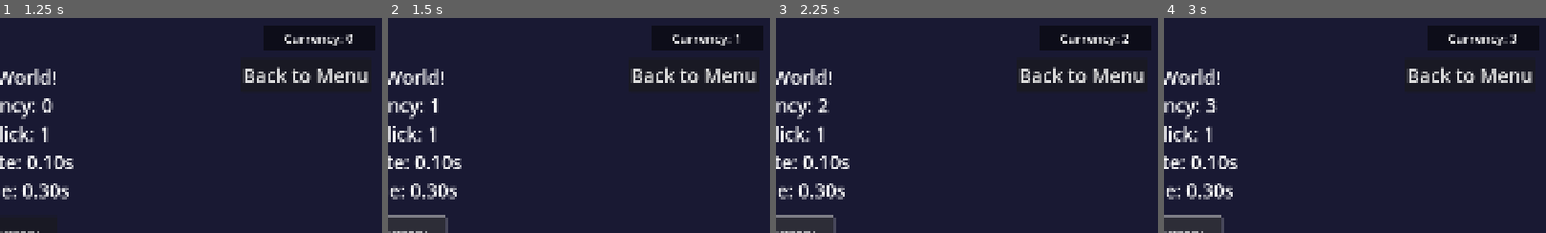
Above: before the commit, frames 1-4 (left to right).
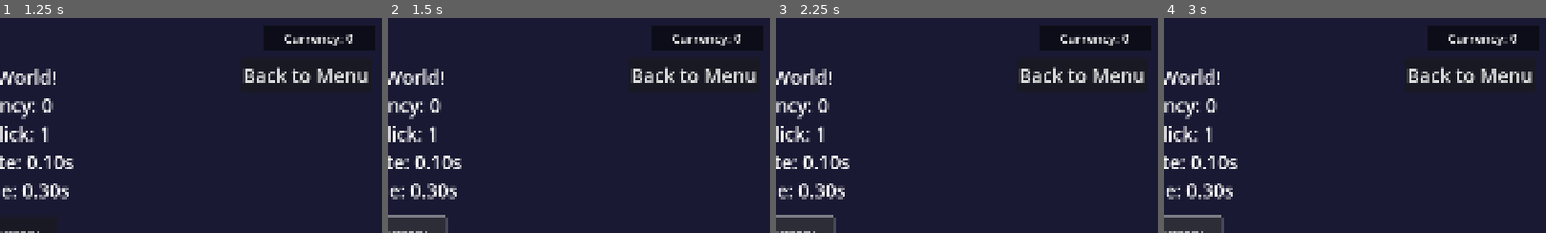
Above: after the commit, the same moments.

Repository: aaronleebrooks/weenieworld
Game: Godot game, scene res://scenes/main_menu/MainMenu.tscn
Two runs of this game, one before a commit and one after it. Both use one fixed random seed, a clock stepped at 60 frames per second and the inputs below.
Inputs:
- Up to frame 1 (1.25 s): click "New Game" at 0.5 s
- Up to frame 2 (1.5 s): click "Gain Currency" at 1.25 s
- Up to frame 3 (2.25 s): click "Gain Currency" at 2 s
- Up to frame 4 (3 s): click "Gain Currency" at 2.75 s
The pictures show only the part of the screen within x 50-100%, y 0-50%; the shares and areas given below are measured in that part.

Frame 1 is identical in both runs. In frame 2, 0.2% of the frame differs, in the area x 11-93%, y 7-44%; in frame 3, 0.2%; in frame 4, 0.1%.

Commit message:
Fix button text updates and hold state management - proper visual feedback and state transitions

Diff:
--- a/scenes/game/CurrencyGainButton.gd
+++ b/scenes/game/CurrencyGainButton.gd
@@ -88,12 +88,9 @@
 	# Reset hold timer
 	_hold_timer_started = false
 
-	# If we were holding and button is released, stop the hold action
-	if is_held and click_manager:
+	# Stop any ongoing actions
+	if click_manager:
 		click_manager.stop_click_action()
-		is_held = false
-		current_state = ButtonState.IDLE
-		_update_visual_state()
 
 func _input(event):
 	"""Handle input for hold detection"""
@@ -139,24 +136,28 @@
 		if hold_duration >= 0.2:  # 200ms hold threshold (increased for better click reliability)
 			print("CurrencyGainButton: Starting hold action (process)")
 			click_manager.start_hold_action()
-			is_held = true
-			current_state = ButtonState.HELD
-			_update_visual_state()
+			# State will be updated by click_state_changed signal
 			_hold_timer_started = false
 
 func _on_click_state_changed(is_clicking: bool, is_holding: bool):
 	"""Update button state based on click manager state"""
-	if not is_clicking and not is_holding:
+	if is_clicking:
+		current_state = ButtonState.CLICKED
+		is_held = false
+	elif is_holding:
+		current_state = ButtonState.HELD
+		is_held = true
+	else:
 		current_state = ButtonState.IDLE
 		is_held = false
-		_update_visual_state()
+
+	_update_visual_state()
 
 func _on_click_completed(click_type: String, currency_gained: int):
 	"""Handle click completion"""
 	print("CurrencyGainButton: Click completed - ", click_type, " gained ", currency_gained, " currency")
-	current_state = ButtonState.IDLE
-	is_held = false
-	_update_visual_state()
+	# Don't reset state here - let click_state_changed handle it
+	# This prevents conflicts with continuous holding
 
 func _update_visual_state():
 	"""Update button appearance based on current state"""
--- a/scripts/autoload/ClickManager.gd
+++ b/scripts/autoload/ClickManager.gd
@@ -178,6 +178,10 @@
 			idle_progress = 0.0
 			idle_progress_timer.start()
 			print("ClickManager: Restarting hold timer for continuous holding")
+		else:
+			# If not holding anymore, reset state
+			is_holding = false
+			emit_signal("click_state_changed", is_clicking, is_holding)
 	else:
 		print("ClickManager: CurrencyManager not found!")
 
